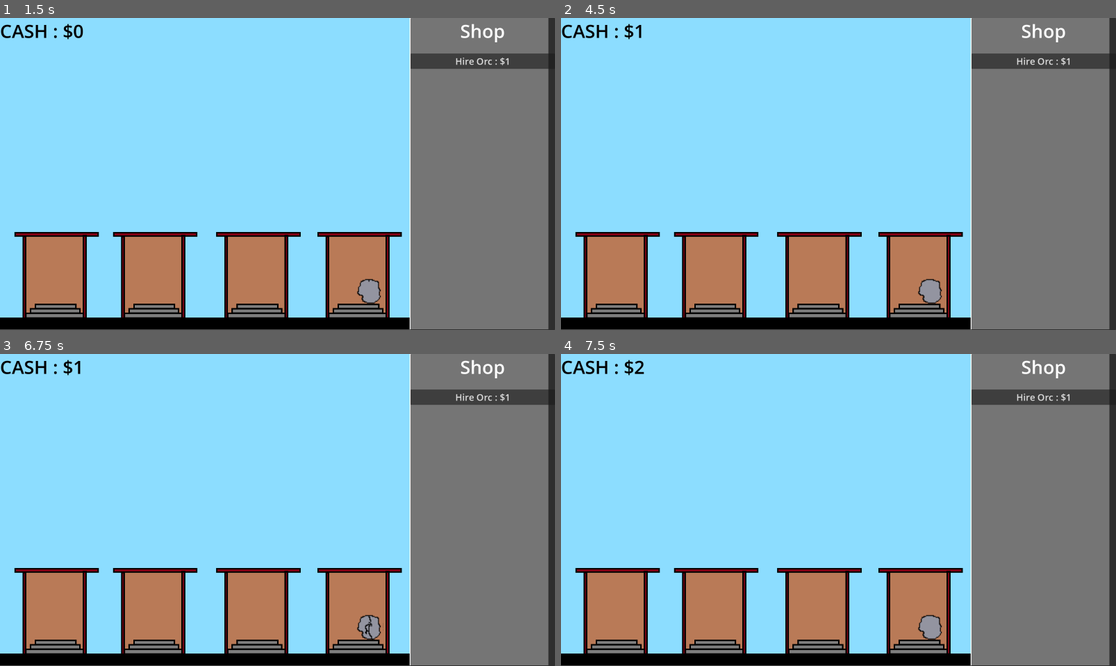
Above: before the commit, frames 1-4 (two rows, left to right).
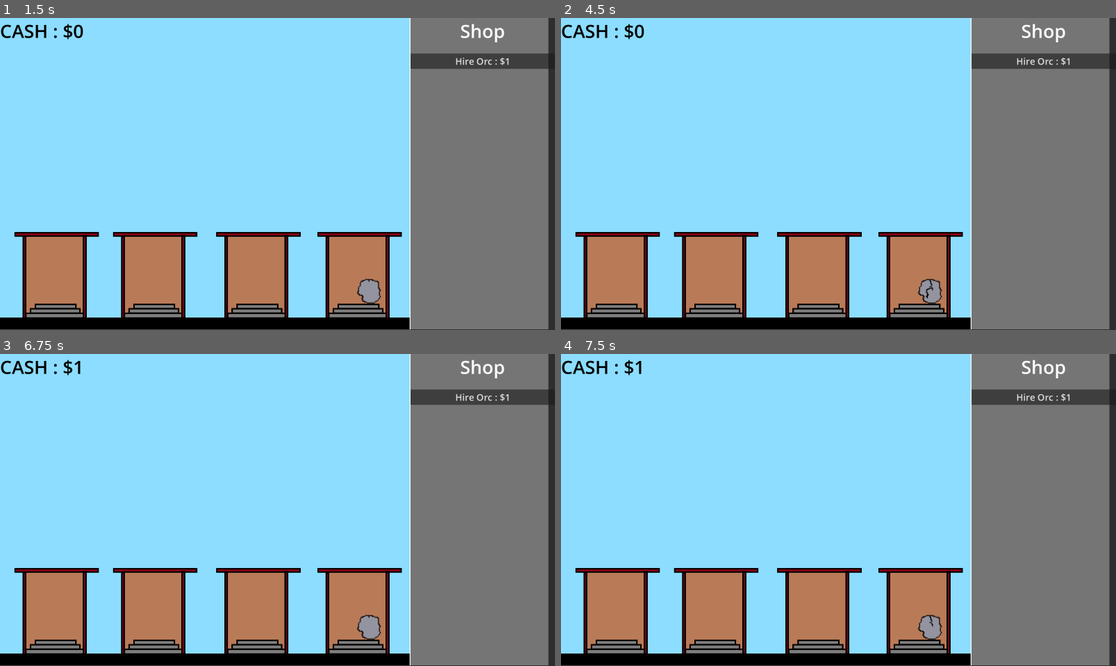
Above: after the commit, the same moments.

Repository: alstonStone/BoulderBreakerz
Game: Godot game, scene res://Scenes/game.tscn
Same seed, same stepped clock (60 frames per second), same inputs: the game is played once before the commit and once after it.
Inputs (mouse positions are in pixels of both pictures, inside the frame that each line leads up to):
- Up to frame 1 (1.5 s): click "Hire Orc : $1" at 0.5 s; click (371, 292) at 1.25 s
- Up to frame 2 (4.5 s): click "Hire Orc : $1" at 2 s; click (932, 292) at 2.75 s; click "Hire Orc : $1" at 3.5 s; click (932, 292) at 4.25 s
- Up to frame 3 (6.75 s): tap Enter at 5, 6.5 s; tap Space at 5.75 s
- Up to frame 4 (7.5 s): tap Space at 7.25 s

Frame 1 is identical in both runs. In frame 2, less than 0.1% of the frame differs, in the area x 13-68%, y 2-90%; in frame 3, less than 0.1%; in frame 4, less than 0.1%.

Commit message:
Trying to spawn orcs off button clicks. BROKEN RN.

Diff:
--- a/Scenes/game.tscn
+++ b/Scenes/game.tscn
@@ -1,12 +1,10 @@
-[gd_scene load_steps=17 format=3 uid="uid://vhwr1gajsdqv"]
+[gd_scene load_steps=10 format=3 uid="uid://vhwr1gajsdqv"]
 
 [ext_resource type="Script" path="res://Scripts/game.gd" id="1_5mub3"]
 [ext_resource type="Texture2D" uid="uid://qhn8uf67lx1c" path="res://Assets/backgroundFull.png" id="2_7vuj5"]
 [ext_resource type="Script" path="res://Scripts/Boulder.gd" id="3_c4ujr"]
 [ext_resource type="Script" path="res://Scripts/ScoreLabel.gd" id="3_hg1ow"]
 [ext_resource type="Texture2D" uid="uid://ptp5f4qb5xt1" path="res://Assets/BasicRock.png" id="4_ycgrg"]
-[ext_resource type="Texture2D" uid="uid://cvowocacos4dh" path="res://Assets/orcs/Orc_Warrior/Attack_1.png" id="5_o7sma"]
-[ext_resource type="Script" path="res://Scripts/Orc.gd" id="6_s0a0u"]
 
 [sub_resource type="StyleBoxEmpty" id="StyleBoxEmpty_ddg63"]
 
@@ -15,45 +13,6 @@
 [sub_resource type="StyleBoxEmpty" id="StyleBoxEmpty_qsk2l"]
 
 [sub_resource type="StyleBoxEmpty" id="StyleBoxEmpty_etsg6"]
-
-[sub_resource type="AtlasTexture" id="AtlasTexture_xtmt1"]
-atlas = ExtResource("5_o7sma")
-region = Rect2(0, 0, 96, 96)
-
-[sub_resource type="AtlasTexture" id="AtlasTexture_boatv"]
-atlas = ExtResource("5_o7sma")
-region = Rect2(96, 0, 96, 96)
-
-[sub_resource type="AtlasTexture" id="AtlasTexture_7jg50"]
-atlas = ExtResource("5_o7sma")
-region = Rect2(192, 0, 96, 96)
-
-[sub_resource type="AtlasTexture" id="AtlasTexture_ctve6"]
-atlas = ExtResource("5_o7sma")
-region = Rect2(288, 0, 96, 96)
-
-[sub_resource type="SpriteFrames" id="SpriteFrames_v8ye3"]
-animations = [{
-"frames": [{
-"duration": 4.0,
-"texture": SubResource("AtlasTexture_xtmt1")
-}, {
-"duration": 2.0,
-"texture": SubResource("AtlasTexture_boatv")
-}, {
-"duration": 0.5,
-"texture": SubResource("AtlasTexture_7jg50")
-}, {
-"duration": 4.0,
-"texture": SubResource("AtlasTexture_ctve6")
-}, {
-"duration": 0.5,
-"texture": SubResource("AtlasTexture_7jg50")
-}],
-"loop": true,
-"name": &"default",
-"speed": 5.0
-}]
 
 [node name="Game" type="CanvasLayer"]
 script = ExtResource("1_5mub3")
@@ -139,15 +98,6 @@
 hframes = 2
 vframes = 3
 
-[node name="Orc" type="AnimatedSprite2D" parent="Background"]
-visible = false
-position = Vector2(286, 404)
-sprite_frames = SubResource("SpriteFrames_v8ye3")
-frame_progress = 0.470725
-script = ExtResource("6_s0a0u")
-
-[connection signal="pressed" from="Background/ShopTab/ShopLabel/BuyOrcButton" to="Background/Orc" method="_on_buy_orc_button_pressed"]
+[connection signal="pressed" from="Background/ShopTab/ShopLabel/BuyOrcButton" to="." method="_on_buy_orc_button_pressed"]
 [connection signal="visibility_changed" from="Background/ShopTab/ShopLabel/BuyOrcButton" to="Background/Boulder" method="_on_buy_orc_button_visibility_changed"]
 [connection signal="pressed" from="Background/Boulder" to="Background/Boulder" method="_on_pressed"]
-[connection signal="animation_finished" from="Background/Orc" to="Background/Boulder" method="_on_orc_animation_finished"]
-[connection signal="animation_looped" from="Background/Orc" to="Background/Boulder" method="_on_orc_animation_looped"]
--- /dev/null
+++ b/Scenes/orc.tscn
@@ -0,0 +1,49 @@
+[gd_scene load_steps=8 format=3 uid="uid://b0ifm2lunsfj8"]
+
+[ext_resource type="Texture2D" uid="uid://cvowocacos4dh" path="res://Assets/orcs/Orc_Warrior/Attack_1.png" id="1_pq8s0"]
+[ext_resource type="Script" path="res://Scripts/Orc.gd" id="2_yut4j"]
+
+[sub_resource type="AtlasTexture" id="AtlasTexture_xtmt1"]
+atlas = ExtResource("1_pq8s0")
+region = Rect2(0, 0, 96, 96)
+
+[sub_resource type="AtlasTexture" id="AtlasTexture_boatv"]
+atlas = ExtResource("1_pq8s0")
+region = Rect2(96, 0, 96, 96)
+
+[sub_resource type="AtlasTexture" id="AtlasTexture_7jg50"]
+atlas = ExtResource("1_pq8s0")
+region = Rect2(192, 0, 96, 96)
+
+[sub_resource type="AtlasTexture" id="AtlasTexture_ctve6"]
+atlas = ExtResource("1_pq8s0")
+region = Rect2(288, 0, 96, 96)
+
+[sub_resource type="SpriteFrames" id="SpriteFrames_v8ye3"]
+animations = [{
+"frames": [{
+"duration": 4.0,
+"texture": SubResource("AtlasTexture_xtmt1")
+}, {
+"duration": 2.0,
+"texture": SubResource("AtlasTexture_boatv")
+}, {
+"duration": 0.5,
+"texture": SubResource("AtlasTexture_7jg50")
+}, {
+"duration": 4.0,
+"texture": SubResource("AtlasTexture_ctve6")
+}, {
+"duration": 0.5,
+"texture": SubResource("AtlasTexture_7jg50")
+}],
+"loop": true,
+"name": &"default",
+"speed": 5.0
+}]
+
+[node name="Orc" type="AnimatedSprite2D"]
+position = Vector2(286, 404)
+sprite_frames = SubResource("SpriteFrames_v8ye3")
+frame_progress = 0.470725
+script = ExtResource("2_yut4j")
--- a/Scripts/Boulder.gd
+++ b/Scripts/Boulder.gd
@@ -31,20 +31,20 @@
 				#rest image
 		image.frame = 0
 
-func _on_orc_animation_looped():
-	if orcVisible :
-		health -= Game.hitDamage
-		image.frame += 1
-		if health <=0:
-			#reset health
-			health = startingHealth
-			image.frame += 1
-			await get_tree().create_timer(0.1).timeout
-			#add reward to cash
-			Game.score += reward
-					#rest image
-			image.frame = 0
-
-
-func _on_buy_orc_button_visibility_changed():
-	orcVisible = true
+#func _on_orc_animation_looped():
+	#if orcVisible :
+		#health -= Game.hitDamage
+		#image.frame += 1
+		#if health <=0:
+			##reset health
+			#health = startingHealth
+			#image.frame += 1
+			#await get_tree().create_timer(0.1).timeout
+			##add reward to cash
+			#Game.score += reward
+					##rest image
+			#image.frame = 0
+#
+#
+#func _on_buy_orc_button_visibility_changed():
+	#orcVisible = true
--- a/Scripts/Orc.gd
+++ b/Scripts/Orc.gd
@@ -12,9 +12,3 @@
 
 func _process(_delta):
 	self.play()
-
-
-func _on_buy_orc_button_pressed():
-	if Game.score >= 1:
-		Game.score -= 1
-		self.visible = true
--- a/Scripts/game.gd
+++ b/Scripts/game.gd
@@ -4,6 +4,21 @@
 var score = 0
 var hitDamage = 1
 
+
+
 func _process(delta):
 	if Input.is_action_just_pressed("quit"):
 		get_tree().quit()
+
+
+
+
+
+func _on_buy_orc_button_pressed():
+	if Game.score >= 1:
+		Game.score -= 1
+		Game.spawn_orc()
+
+func spawn_orc():
+	var enemy_scene = preload("res://Scenes/orc.tscn")
+	self.add_child(enemy_scene.new())
